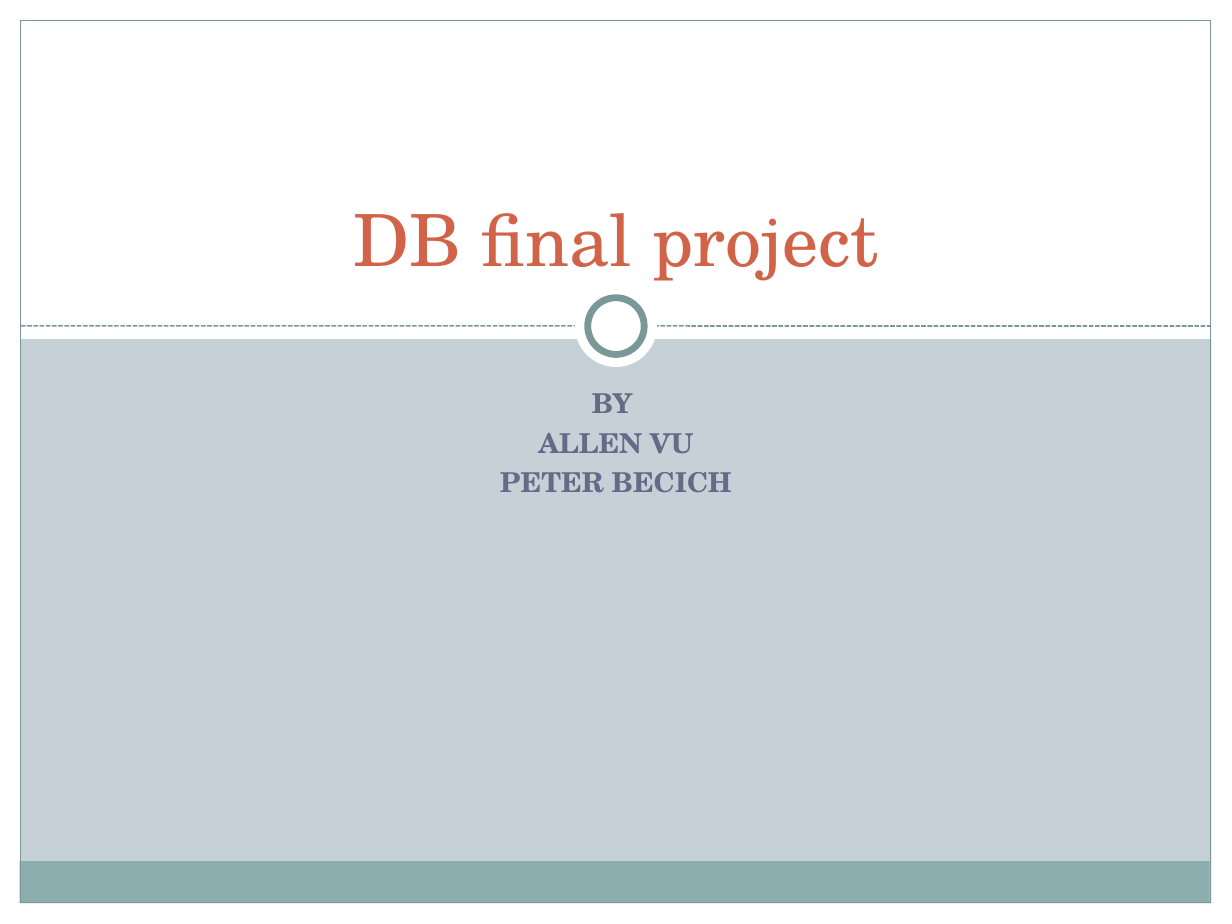
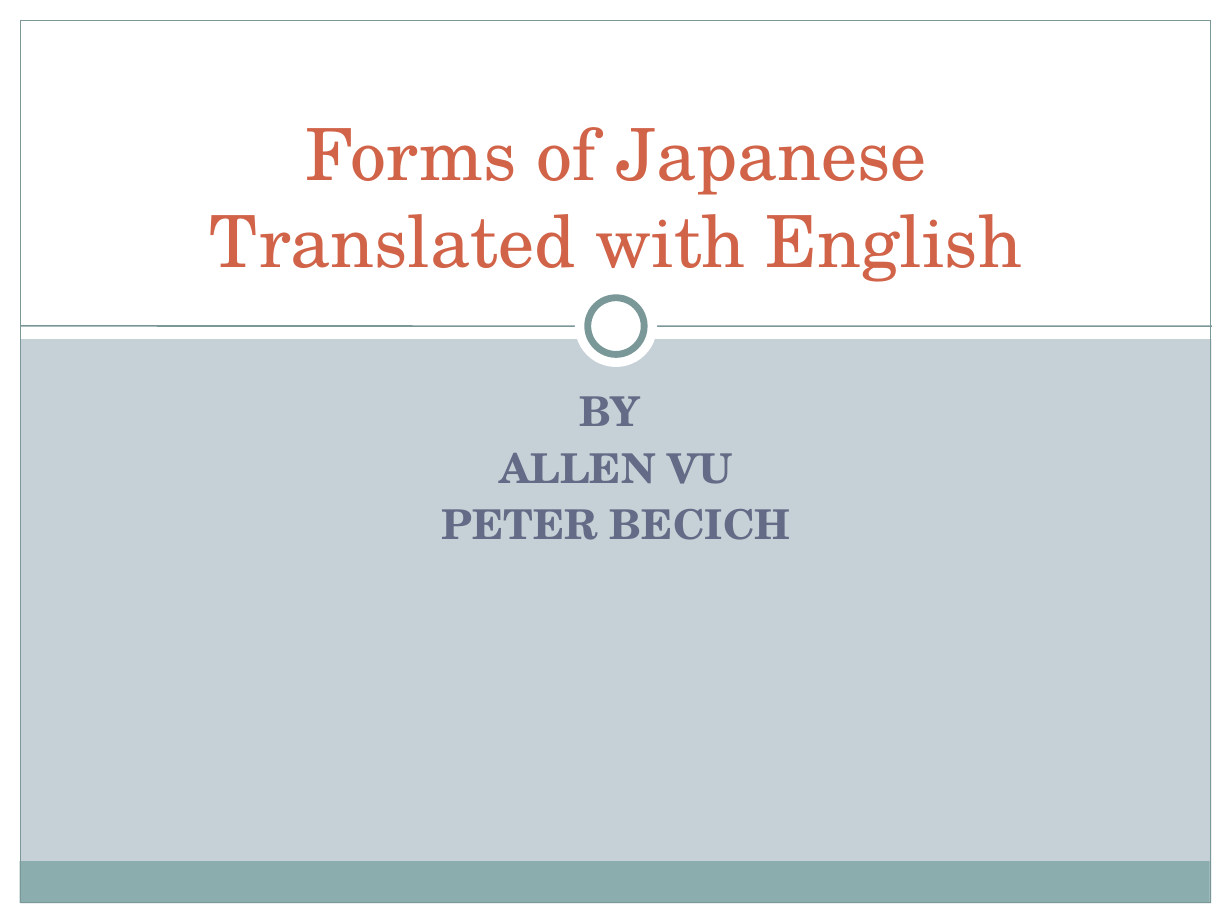
Before and after one commit to allenkvu/CSE111-project, a slide deck: slide 1 of DB_powerpoint.ppt. Drawn at 1232x924 pixels with LibreOffice and Linux fonts; fonts in the diff are those of the drawing. Boxes give left, top, right and bottom in pixels: in the first picture for what was removed or moved away, otherwise in the second. Text is boxed around its words. In the diff, an @@ line names an element or a change of style, - is before the commit and + after.

```diff
--- a/DB_powerpoint.ppt
+++ b/DB_powerpoint.ppt
@@ text at (210,127,1022,282): text changed @@
-DB final project
+Forms of Japanese
+Translated with English
@@ line (21, 326) - (1211, 326): stroke #7B9899 0.91 pt dashed to #7B9899 0.91 pt @@
@@ text "BY" at (441,396,791,540): size 16 to 24 pt @@
```
Also in this commit, not shown: 8 other slides changed, 4 slides added, 1 slide removed, 25 other files.
